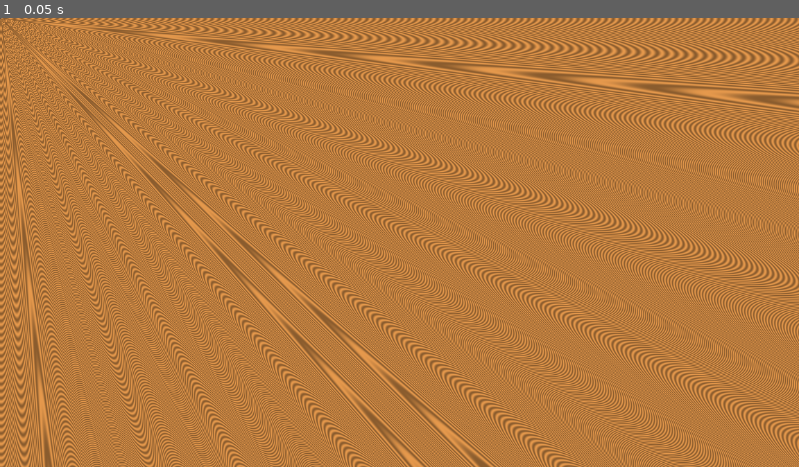
Above: before the commit, frame 1.
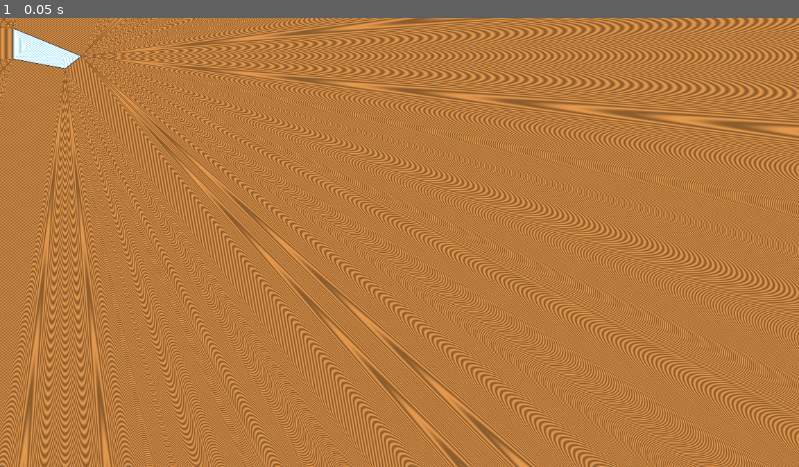
Above: after the commit, the same moment.

Repository: get-shwifty/ld54bis
Game: Godot game, scene res://logic/level/shader_test_scene.tscn
The game is run twice, just before and just after one commit, with the same random seed, the same clock (stepped at 60 frames per second) and the same inputs. This scene is started directly instead of the project's main scene. The engine's default icon, where the game draws it, is replaced by a stand-in: a white triangle on a blue panel in a dark square.
Inputs:
- Up to frame 1 (0.05 s): no input

The runs differ from the first frame. In frame 1, 45% of the frame differs, in the area x 0-100%, y 0-100%.

Commit message:
shader updating in editor

Diff:
--- a/art/shaders/global_shader.gdshader
+++ b/art/shaders/global_shader.gdshader
@@ -8,7 +8,7 @@
 uniform sampler2D gradient_inside;
 uniform sampler2D gradient_outside;
 
-const int ELASTIC_MAX_POINTS = 10;
+const int ELASTIC_MAX_POINTS = 30;
 uniform vec2 elastic_points[ELASTIC_MAX_POINTS];
 uniform int elastic_current_points_number;
 
@@ -44,7 +44,7 @@
 
 
 
-	    //Inigo's pretty colors:
+	//Inigo's pretty colors:
     vec3 col = vec3(1.0) - sign(d)*vec3(0.1,0.4,0.7);
     col *= 1.0 - exp(-3.0*abs(d));
     col *= 0.8 + 0.2*cos(120.0*d);
--- a/art/shaders/global_shader.tres
+++ b/art/shaders/global_shader.tres
@@ -4,5 +4,5 @@
 
 [resource]
 shader = ExtResource("1_mu2gq")
-shader_parameter/elastic_points = PackedVector2Array(1, 1, 2, 1, -1, -2)
+shader_parameter/elastic_points = [Vector2(0, 0), Vector2(0, 0), Vector2(0, 0)]
 shader_parameter/elastic_current_points_number = 3
--- /dev/null
+++ b/logic/level/shader_test_scene.gd
@@ -0,0 +1,16 @@
+@tool
+extends Node2D
+
+
+func _process(delta):
+	send_info_to_shader()
+
+func send_info_to_shader():
+	var count : int = 0;
+	var elastic_points = []
+	for c in $points.get_children():
+		count += 1;
+		elastic_points.append(c.position);
+
+	$ShaderRenderer.get_material().set_shader_parameter("elastic_current_points_number", count);
+	$ShaderRenderer.get_material().set_shader_parameter("elastic_points", elastic_points);
--- a/logic/level/shader_test_scene.tscn
+++ b/logic/level/shader_test_scene.tscn
@@ -1,6 +1,7 @@
-[gd_scene load_steps=5 format=3 uid="uid://d4ba4s4c7rj85"]
+[gd_scene load_steps=6 format=3 uid="uid://d4ba4s4c7rj85"]
 
 [ext_resource type="Material" uid="uid://csfsrsihpx01h" path="res://art/shaders/global_shader.tres" id="1_8oqq4"]
+[ext_resource type="Script" path="res://logic/level/shader_test_scene.gd" id="1_i4w0n"]
 [ext_resource type="PackedScene" uid="uid://cyfin13myr6y7" path="res://logic/game/character.tscn" id="1_qm4b3"]
 
 [sub_resource type="FastNoiseLite" id="FastNoiseLite_08r7k"]
@@ -9,6 +10,7 @@
 noise = SubResource("FastNoiseLite_08r7k")
 
 [node name="shader_test_scene" type="Node2D"]
+script = ExtResource("1_i4w0n")
 
 [node name="CharacterBody2D" parent="." instance=ExtResource("1_qm4b3")]
 
@@ -17,3 +19,17 @@
 position = Vector2(1394, -235.5)
 scale = Vector2(22.0742, 9.14258)
 texture = SubResource("NoiseTexture2D_nvbwg")
+
+[node name="points" type="Node2D" parent="."]
+
+[node name="point1" type="Node2D" parent="points"]
+position = Vector2(19, 59)
+
+[node name="point2" type="Node2D" parent="points"]
+position = Vector2(94, 73)
+
+[node name="point3" type="Node2D" parent="points"]
+position = Vector2(117, 55)
+
+[node name="point4" type="Node2D" parent="points"]
+position = Vector2(19, 15)
